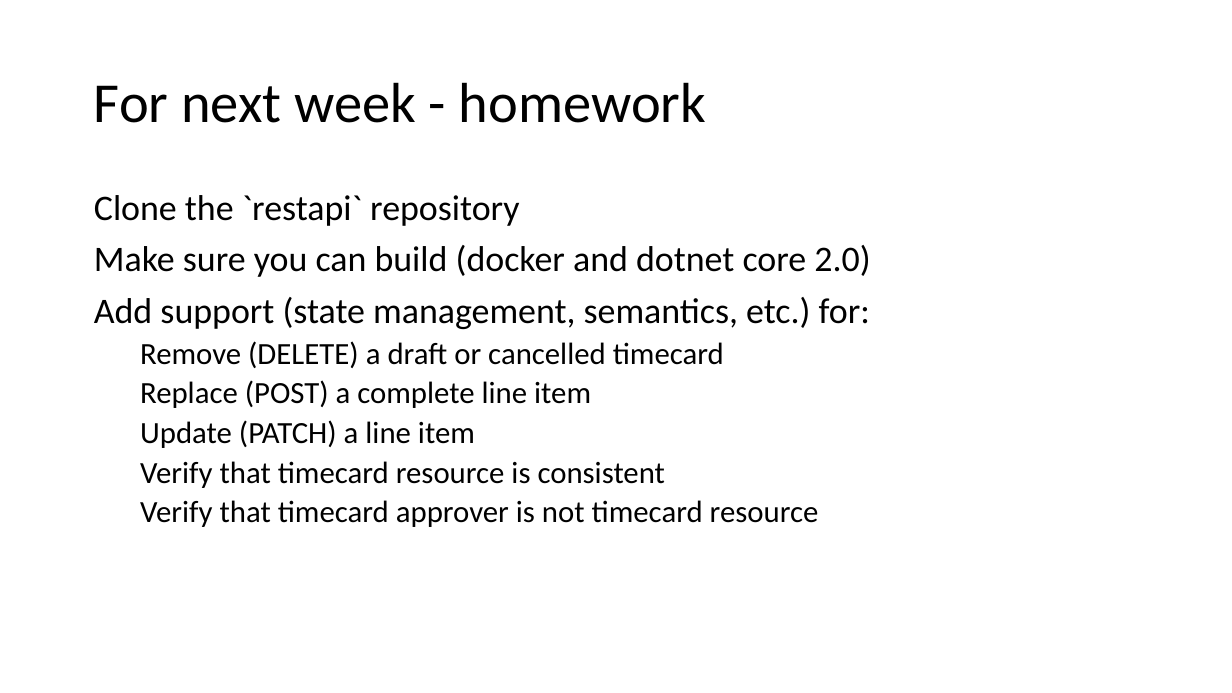
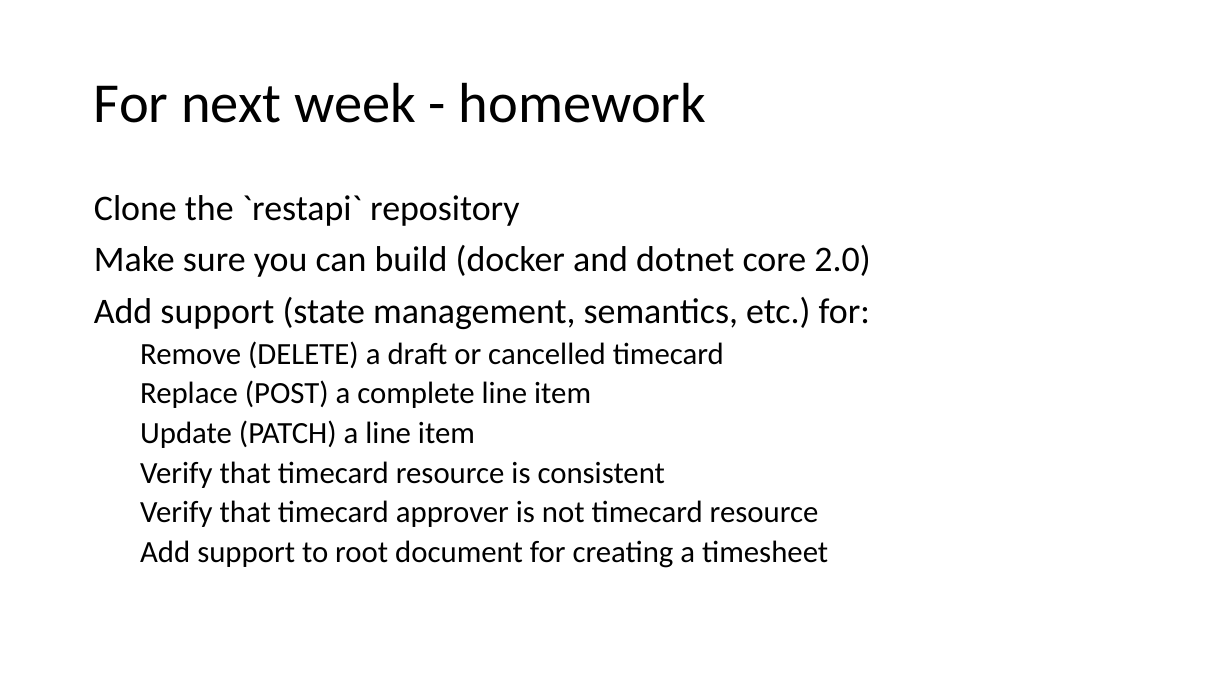
Before and after one commit to maherhosn/SU_SEGR_5240_18SQ, a slide deck: slide 31 of 01 - Introduction.pptx. Drawn at 1232x693 pixels with LibreOffice and Linux fonts; fonts in the diff are those of the drawing. Boxes give left, top, right and bottom in pixels: in the first picture for what was removed or moved away, otherwise in the second. Text is boxed around its words. In the diff, an @@ line names an element or a change of style, - is before the commit and + after.

Commit message:
posting final presentation from tuesday

```diff
--- a/01 - Introduction.pptx
+++ b/01 - Introduction.pptx
@@ text at bbox=[140, 540, 828, 568]: paragraph added @@
+  Add support to root document for creating a timesheet
```
